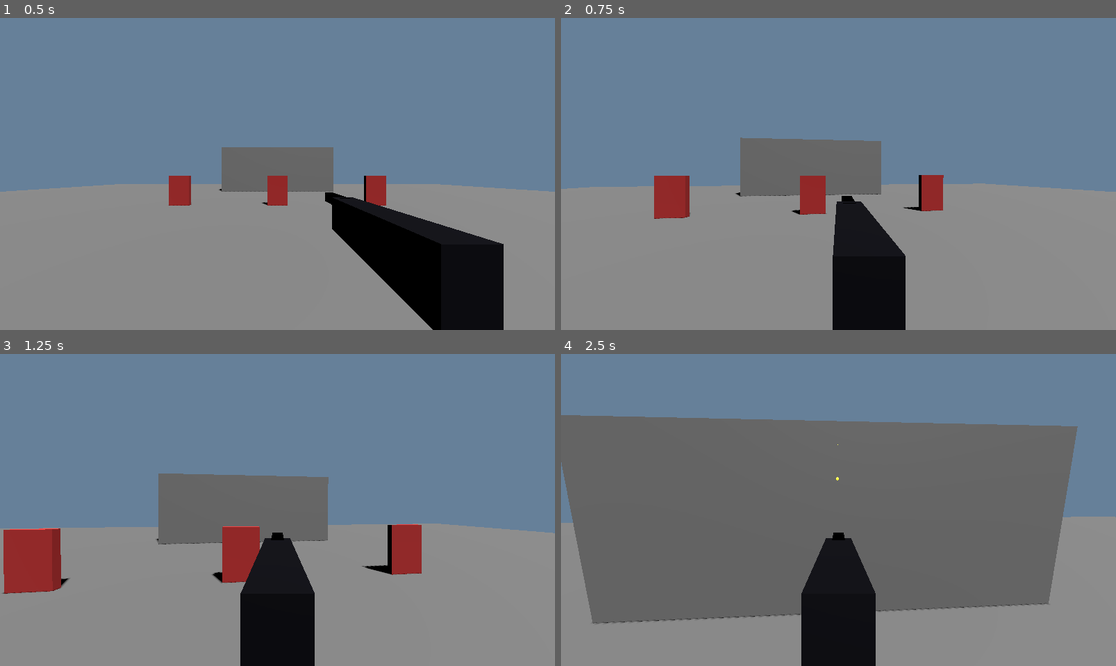
Above: before the commit, frames 1-4 (two rows, left to right).
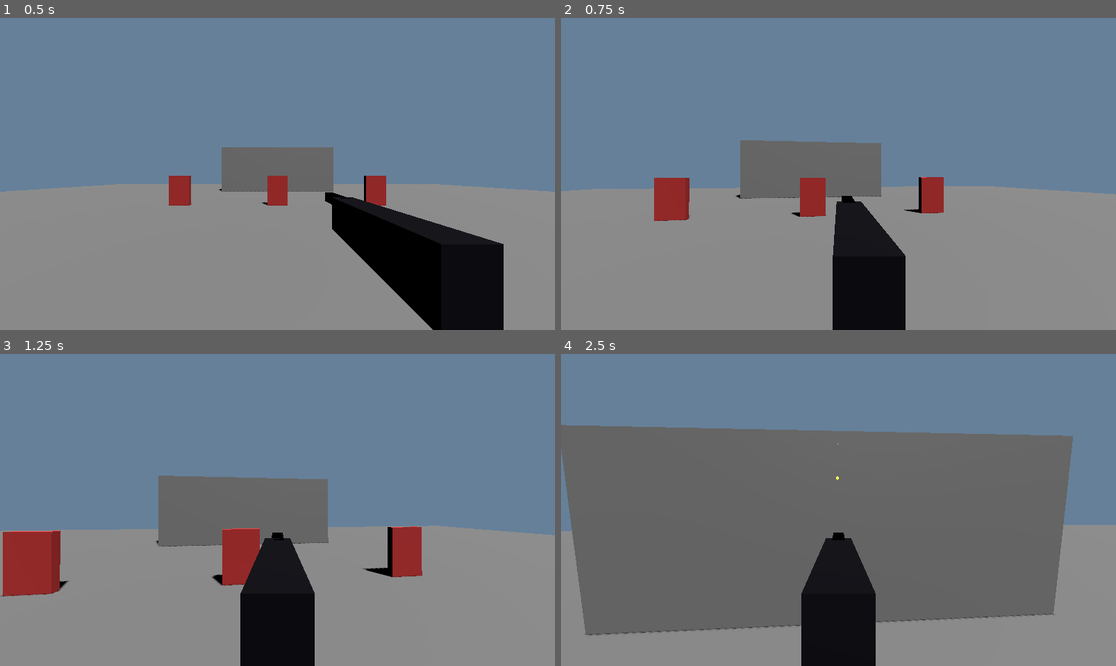
Above: after the commit, the same moments.

Repository: Limbicnation/pixel-pandemonium
Game: Godot game, scene res://scenes/test_level.tscn
Same seed, same stepped clock (60 frames per second), same inputs: the game is played once before the commit and once after it.
Inputs (mouse positions are in pixels of both pictures, inside the frame that each line leads up to):
- Up to frame 1 (0.5 s): no input
- Up to frame 2 (0.75 s): tap Enter at 0.5 s; move the mouse to (866, 174) at 0.52 s; hold W (move_forward) from 0.53 s (still down); hold Right mouse button (aim) from 0.53 s (still down)
- Up to frame 3 (1.25 s): keep holding W (move_forward); keep holding Right mouse button (aim); tap Space (jump) at 0.77 s
- Up to frame 4 (2.5 s): keep holding W (move_forward); move the mouse to (810, 510) at 1.27 s; release Right mouse button (aim) at 1.28 s; tap Q (dodge) at 1.35 s; tap Space (jump) at 1.52 s; move the mouse to (849, 503) at 2.02 s; press the mouse at (849, 503) at 2.03 s

Frame 1 is identical in both runs. In frame 2, 1.1% of the frame differs, in the area x 0-100%, y 38-66%; in frame 3, 1.4%; in frame 4, 6.3%, in the area x 0-100%, y 19-91%.

Commit message:
fix: correct mouse inversion bug and restore working debris system
Critical fixes from code review analysis of commit 692b077:

Mouse Controls:
- Fixed inverted y_multiplier logic in player_controller.gd:144
- Reverted to stable formula: -1.0 if invert_y else 1.0
- Previous broken version had values swapped, causing normal controls to be inverted

Debris System:
- Reverted target.gd to use manual RigidBody3D creation
- Removed incomplete scene-based debris optimization
- Scene instantiation approach was incomplete (no debris_scene assigned)
- Manual system is stable and works reliably
- Removed unused debris.gd component script

Preserved Good Changes:
- Kept original_color fix in target flash (prevents color drift)
- Kept CSG to MeshInstance3D performance optimization
- Kept muzzle flash tween improvements
- Kept camera shake exponential lerp (already applied in 4db99df)

Testing:
- Headless validation passed with no script errors
- Ready for in-game testing of mouse controls and debris spawning

Diff:
--- a/scripts/components/debris.gd
+++ /dev/null
@@ -1,27 +0,0 @@
-class_name Debris
-extends RigidBody3D
-
-@export var debris_lifetime: float = 3.0
-
-func _ready() -> void:
-	# Schedule cleanup
-	_cleanup_after_delay()
-
-func configure(size: float, color: Color) -> void:
-	# Set scale
-	scale = Vector3(size, size, size)
-
-	# Set color on MeshInstance3D child if it exists
-	var mesh_instance := get_node_or_null("MeshInstance3D")
-	if mesh_instance:
-		var mat := StandardMaterial3D.new()
-		mat.albedo_color = color
-		mesh_instance.set_surface_override_material(0, mat)
-
-func _cleanup_after_delay() -> void:
-	await get_tree().create_timer(debris_lifetime).timeout
-
-	if is_instance_valid(self):
-		var tween := create_tween()
-		tween.tween_property(self, "scale", Vector3.ZERO, 0.5)
-		tween.tween_callback(queue_free)
--- a/scripts/entities/player_controller.gd
+++ b/scripts/entities/player_controller.gd
@@ -141,7 +141,7 @@
 func _handle_mouse_look(relative: Vector2) -> void:
 	look_rotation.y -= relative.x * mouse_sensitivity
 
-	var y_multiplier := 1.0 if invert_y else -1.0
+	var y_multiplier := -1.0 if invert_y else 1.0
 	look_rotation.x -= relative.y * mouse_sensitivity * y_multiplier
 	look_rotation.x = clamp(look_rotation.x, deg_to_rad(max_look_down), deg_to_rad(max_look_up))
 
--- a/scripts/entities/target.gd
+++ b/scripts/entities/target.gd
@@ -3,8 +3,6 @@
 
 @onready var health: HealthComponent = $HealthComponent
 @onready var mesh: MeshInstance3D = $MeshInstance3D
-
-@export var debris_scene: PackedScene
 
 var original_color: Color
 
@@ -39,19 +37,29 @@
 	queue_free()
 
 func _spawn_debris() -> void:
-	if not debris_scene:
-		push_warning("Target: No debris scene assigned!")
-		return
-
 	var debris_count := randi_range(4, 6)
 
 	for i in debris_count:
-		var debris: RigidBody3D = debris_scene.instantiate()
+		var debris := RigidBody3D.new()
+		debris.mass = 0.5
+
 		var size := randf_range(0.1, 0.3)
+		var shape := BoxShape3D.new()
+		shape.size = Vector3(size, size, size)
 
-		# Configure debris (assuming it has a configure method)
-		if debris.has_method("configure"):
-			debris.configure(size, original_color.darkened(randf() * 0.3))
+		var collision := CollisionShape3D.new()
+		collision.shape = shape
+		debris.add_child(collision)
+
+		var mesh_instance := MeshInstance3D.new()
+		var box_mesh := BoxMesh.new()
+		box_mesh.size = Vector3(size, size, size)
+		mesh_instance.mesh = box_mesh
+
+		var mat := StandardMaterial3D.new()
+		mat.albedo_color = original_color.darkened(randf() * 0.3)
+		mesh_instance.set_surface_override_material(0, mat)
+		debris.add_child(mesh_instance)
 
 		debris.global_position = global_position + Vector3(
 			randf_range(-0.3, 0.3),
@@ -73,6 +81,9 @@
 			randf_range(-5, 5)
 		)
 
+		_remove_debris_after_delay(debris)
+
 func _remove_debris_after_delay(debris: RigidBody3D) -> void:
-	# Handled by debris script cleanup
-	pass
+	await get_tree().create_timer(3.0).timeout
+	if is_instance_valid(debris):
+		debris.queue_free()
